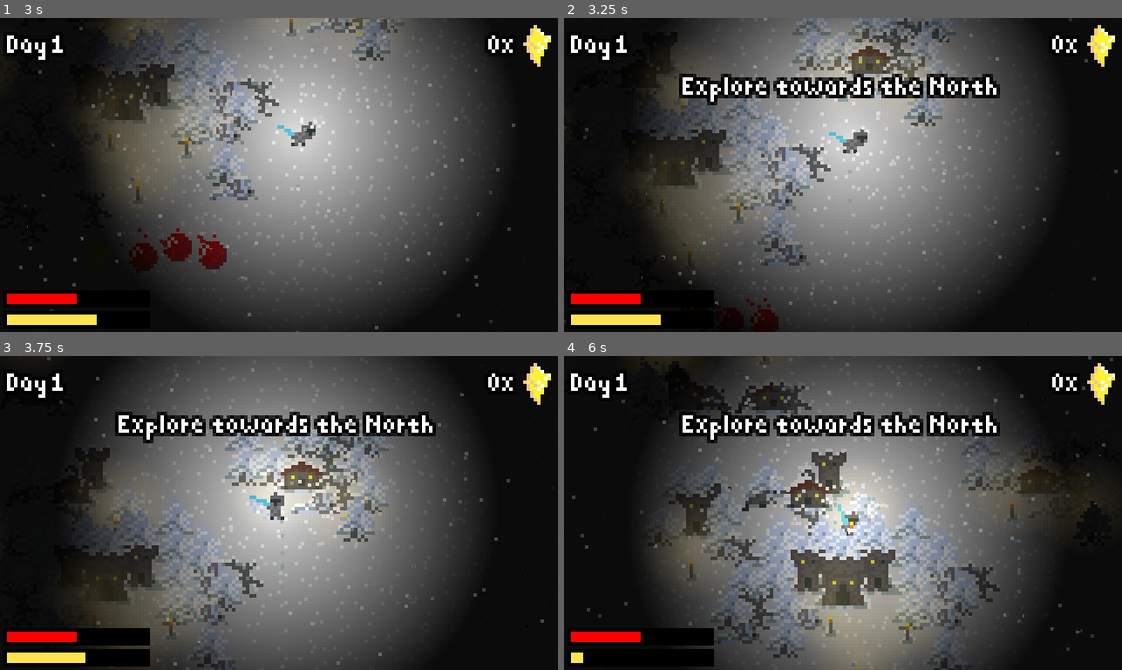
Above: before the commit, frames 1-4 (two rows, left to right).
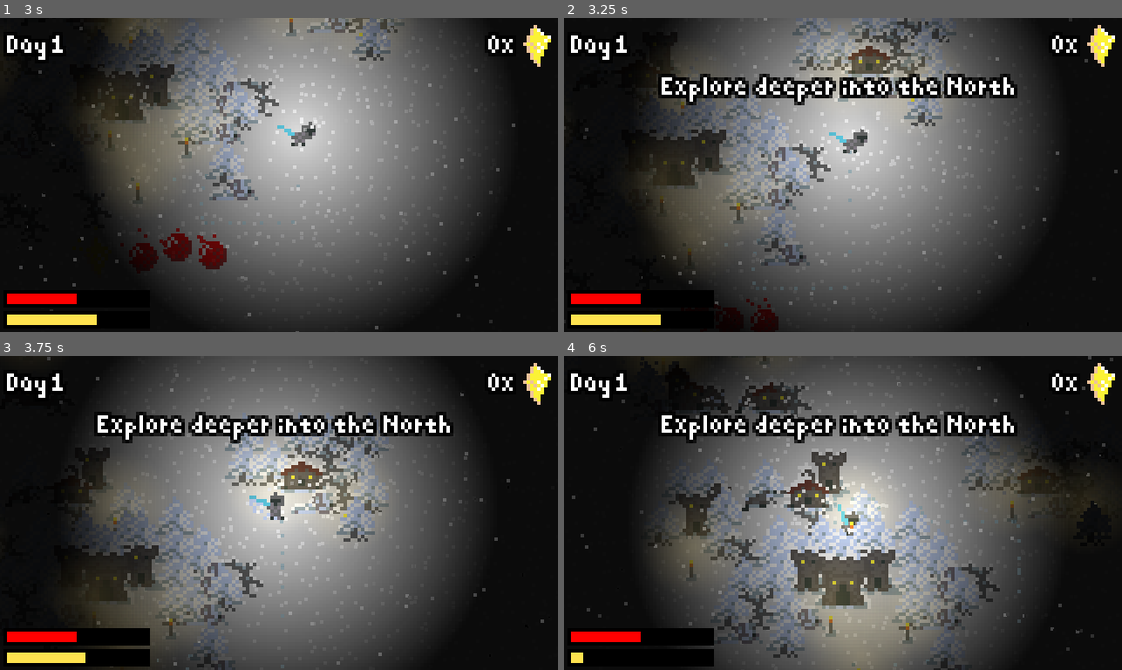
Above: after the commit, the same moments.

Repository: TheEvenOnes/deepnorth
Game: Godot game, scene res://level/Level.tscn
The game is run twice, just before and just after one commit, with the same random seed, the same clock (stepped at 60 frames per second) and the same inputs.
Inputs (mouse positions are in pixels of both pictures, inside the frame that each line leads up to):
- Up to frame 1 (3 s): tap Space at 0.5, 1.25, 1.35, 2.85 s; move the mouse to (401, 159) at 0.52 s; hold Right (ui_right) 0.53-1.28 s; click (401, 159) at 0.6 s; tap Enter (ui_accept) at 0.77, 1.52 s; move the mouse to (167, 190) at 1.27 s; hold Down (ui_down) 1.28-2.03 s; move the mouse to (334, 105) at 2.02 s; hold Right (ui_right) 2.03-2.78 s; click (334, 105) at 2.1 s; move the mouse to (251, 237) at 2.77 s; hold Up (ui_up) from 2.78 s (still down)
- Up to frame 2 (3.25 s): keep holding Up (ui_up); tap Enter (ui_accept) at 3.02 s
- Up to frame 3 (3.75 s): move the mouse to (446, 560) at 3.52 s; release Up (ui_up) at 3.53 s; hold Left (ui_left) from 3.53 s (still down); click (446, 560) at 3.6 s
- Up to frame 4 (6 s): tap Enter (ui_accept) at 3.77, 4.52 s; move the mouse to (675, 465) at 4.27 s; tap Space at 4.35, 5.85 s; move the mouse to (870, 513) at 5.02 s; release Left (ui_left) at 5.03 s; hold Down (ui_down) 5.03-5.78 s; click (870, 513) at 5.1 s; move the mouse to (759, 434) at 5.77 s; hold Right (ui_right) from 5.78 s (still down)

Frame 1 is identical in both runs. In frame 2, 3.2% of the frame differs, in the area x 16-82%, y 17-28%; in frame 3, 3.2%; in frame 4, 3.0%.

Commit message:
Tweak the 'quest' message

Diff:
--- a/object/Player.gd
+++ b/object/Player.gd
@@ -66,7 +66,7 @@
 	yield(get_tree().create_timer(1.0), 'timeout')
 	# wolf_boss.play()
 	yield(get_tree().create_timer(2.0), 'timeout')
-	info_text.text = 'Explore  towards  the  North'
+	info_text.text = 'Explore  deeper  into  the  North'
 	info_text_anim.play('FadeIn')
 	yield(get_tree().create_timer(6.0), 'timeout')
 	info_text_anim.play_backwards('FadeIn')
